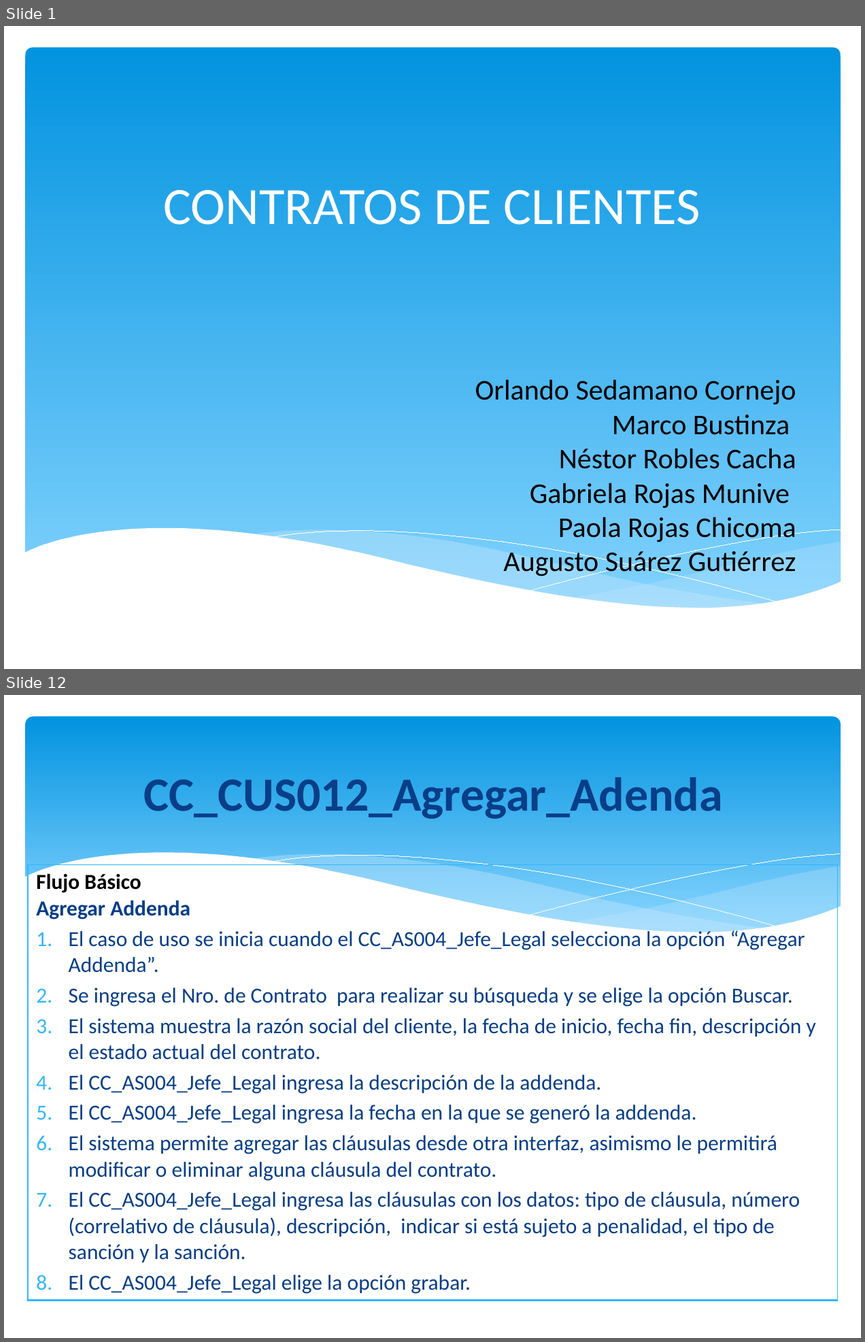
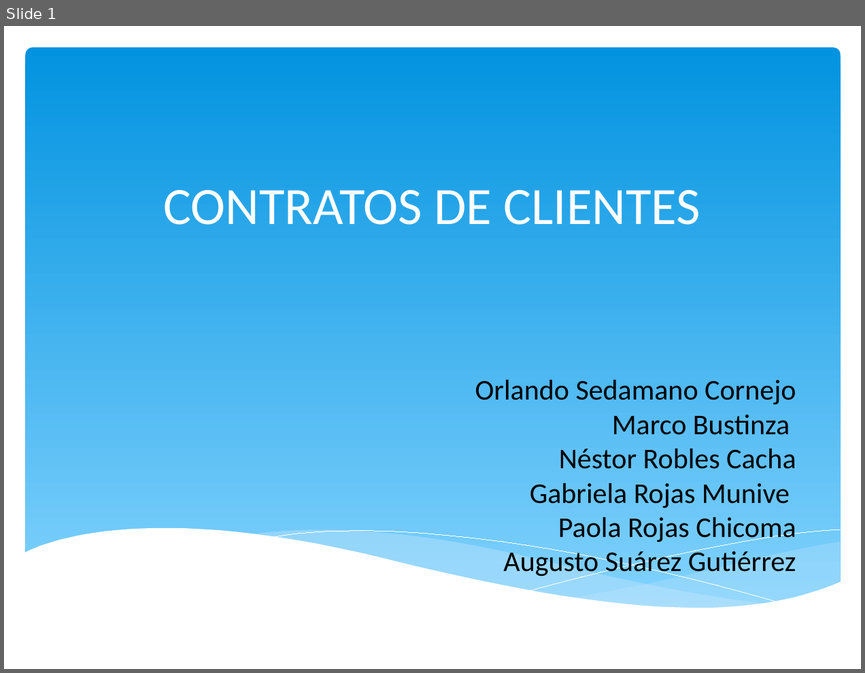
Before and after one commit to orlysemperfi/tp3-contratos-clientes, a slide deck: ITERACION 5/SUSBITERACION 4/PPT TP3 PRES04.pptx. Shown one above the other, each under a label of ours: slides 1 and 12 before the commit, slide 1 after it; the slides between them are not shown. The pictures are 865x1342 and 865x673 pixels, drawn with LibreOffice and Linux fonts; fonts in the diff are those of the drawing. Boxes give left, top, right and bottom in pixels: in the first picture for what was removed or moved away, otherwise in the second. Text is boxed around its words. In the diff, an @@ line names an element or a change of style, - is before the commit and + after.

```diff
--- a/ITERACION 5/SUSBITERACION 4/PPT TP3 PRES04.pptx
+++ b/ITERACION 5/SUSBITERACION 4/PPT TP3 PRES04.pptx
@@ slide 12 removed at (4,695,861,1338), background #FFFFFF @@
@@ rounded rectangle removed at (26,717,840,948) @@
@@ title removed at (144,777,723,819) @@
-CC_CUS012_Agregar_Adenda
@@ group removed at (24,853,841,977): 5 freeform shapes @@
@@ table removed at (28,864,838,1327), 1 rows, 1 columns @@
-Flujo Básico / Agregar Addenda / El caso de uso se inicia cuando el CC_AS004_Jefe_Legal selecciona la opción “Agregar Addenda”. / Se ingresa el Nro. de Contrato para realizar su búsqueda y se elige la opción Buscar. / El sistema muestra la razón social del cliente, la fecha de inicio, fecha fin, descripción y el estado actual del contrato. / El CC_AS004_Jefe_Legal ingresa la descripción de la addenda. / El CC_AS004_Jefe_Legal ingresa la fecha en la que se generó la addenda. / El sistema permite agregar las cláusulas desde otra interfaz, asimismo le permitirá modificar o eliminar alguna cláusula del contrato. / El CC_AS004_Jefe_Legal ingresa las cláusulas con los datos: tipo de cláusula, número (correlativo de cláusula), descripción, indicar si está sujeto a penalidad, el tipo de sanción y la sanción. / El CC_AS004_Jefe_Legal elige la opción grabar.
```
Also in this commit, not shown: 1 slide changed, 7 slides added, 21 other slides removed.
